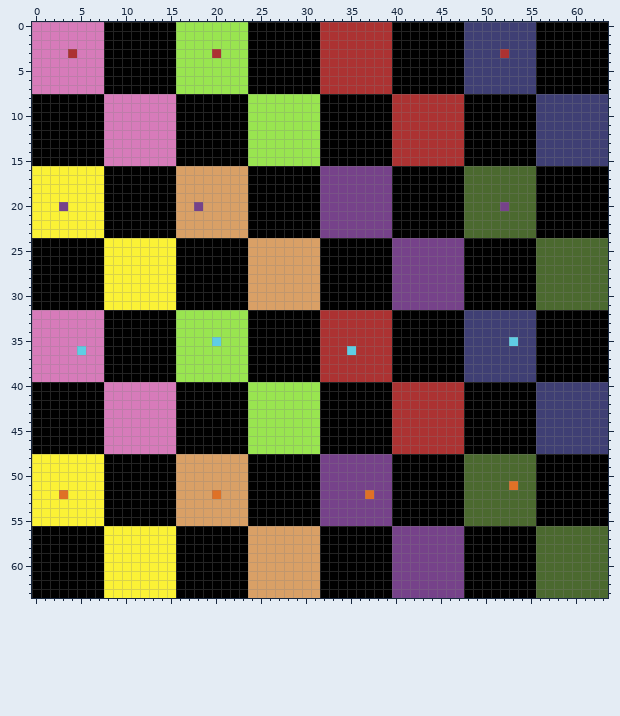
One commit to this pixel-art sprite: Resources/Textures/texture_atlas.png. Above: the version before the commit.
The file is 64x64 pixels. Colours within 5 levels of each other are drawn and written as one.
Now the later version:
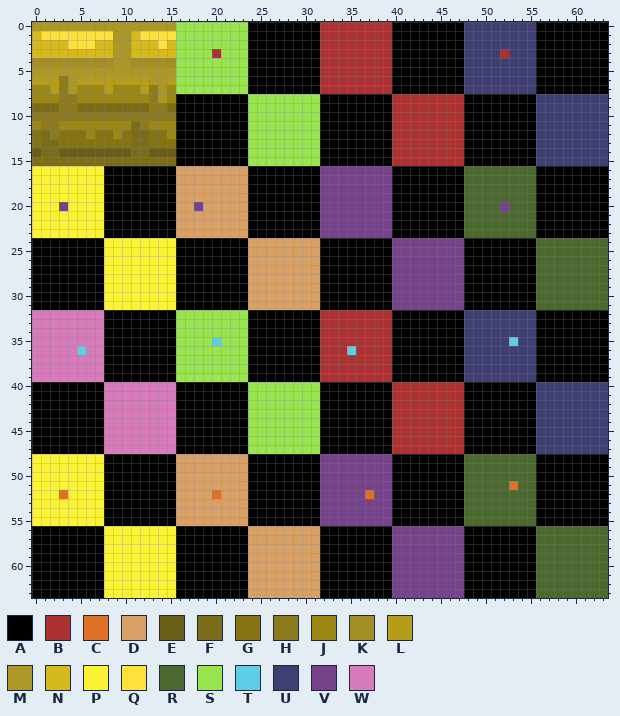
Palette (. is transparent): A #000000  B #ac3232  C #df7126  D #d9a066  E #6a5d17  F #7b6c1a  G #847213  H #8c7b1e  J #9c8715  K #a28e25  L #b59d19  M #ad9827  N #d6b91b  P #fbf236  Q #ffe13c  R #4b692f  S #99e550  T #5fcde4  U #3f3f74  V #76428a  W #d77bba
The edit:
The edit turns colour A into colour E in row 14 at x 0 and 3 to 7.
The edit turns colour W into colour E in row 14 at x 8 to 10 and 13 to 15.
The edit turns colour A into colour F in row 9 at x 0 to 2 and 5 to 7; in row 12 at x 1; in rows 13 to 14 at x 1 to 2; in row 15 at x 0 to 7.
The edit turns colour W into colour F in row 9 at x 8 to 12 and 15; in row 11 at x 11; in rows 12 to 14 at x 11 to 12; in row 15 at x 8 to 15.
The edit turns colour A into colour G in row 12 at x 0, 3 to 5 and 7; in row 13 at x 0 and 3 to 7.
The edit turns colour W into colour G in row 12 at x 8, 10 and 13 to 14; in row 13 at x 8 to 10 and 13 to 15.
The edit turns colour A into colour H in row 7 at x 13; in rows 8 to 9 at x 3 to 4; in row 10 at x 0 to 7; in row 11 at x 1 to 2; in row 12 at x 2.
The edit turns colour W into colour H in rows 6 to 7 at x 3; in row 8 at x 13; in row 9 at x 13 to 14; in row 10 at x 8 to 15; in row 11 at x 12.
The edit turns colour A into colour J in row 7 at x 9 to 11 and 15; in row 8 at x 0 to 2 and 5 to 7; in row 11 at x 0 and 3 to 7; in row 12 at x 6.
The edit turns colour W into colour J in row 7 at x 0 to 1 and 5 to 7; in row 8 at x 8 to 12 and 15; in row 11 at x 8 to 10 and 13 to 15; in row 12 at x 9 and 15.
The edit turns colour A into colour K in row 4 at x 8 and 11 to 15.
The edit turns colour W into colour K in row 4 at x 0 to 7.
The edit turns colour A into colour L in row 6 at x 8 to 12 and 15; in row 7 at x 8 and 12.
The edit turns colour W into colour L in row 6 at x 0 to 2 and 5 to 7; in row 7 at x 2.
The edit turns colour A into colour M in row 0 at x 8 to 15; in rows 1 to 4 at x 9 to 10; in row 5 at x 8 to 15; in row 6 at x 13 to 14; in row 7 at x 14.
The edit turns colour W into colour M in row 0 at x 0 to 7; in row 5 at x 0 to 7; in rows 6 to 7 at x 4; in row 8 at x 14.
The edit turns colour A into colour N in row 1 at x 11; in row 2 at x 8, 11 to 13 and 15; in row 3 at x 8 and 11 to 15.
The edit turns colour B into colour N in row 3 at x 4.
The edit turns colour W into colour N in row 1 at x 0; in row 2 at x 0 to 3 and 7; in row 3 at x 0 to 3 and 5 to 7.
The edit turns colour A into colour Q in row 1 at x 8 and 12 to 15; in row 2 at x 14.
The edit turns colour W into colour Q in row 1 at x 1 to 7; in row 2 at x 4 to 6.
Where, in picture pixels (left, top, right, bottom), the same in both pictures:
changed: (32, 22, 176, 166)
